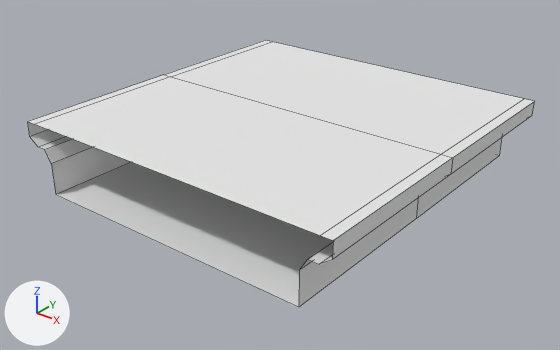
Two versions of the OBJ model Resources/Meshes/_NEW assets/brücken/brücke BS/bruecke_BS_mitte.obj, one commit apart.
One viewpoint serves both versions: a camera (50 mm lens) standing at (18.61, -16.38, 11.7) and looking at (0.06, 6.8, -2.67). The lights are fixed; the arrows at lower left show +X, +Y and +Z. Mesh edges are drawn as thin lines. Where no turn or scale is listed for an object, it has been applied to the vertices.

In view in the first picture: 'bruecke_BS_mitte'.
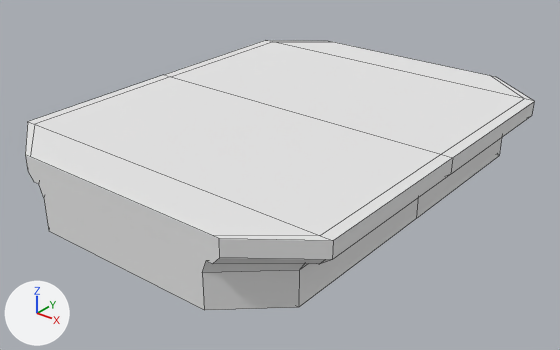
Where the change shows, as pixel boxes (x1, y1, x2, y2) in the pictures (560 x 350 px):
'bruecke_BS_mitte', reshaped
    before: (28, 40, 534, 307)
    after: (25, 40, 534, 310)
part 1 of me_bruecke_bs_mitte, added
    after: (25, 40, 534, 310)

The edits, one by one:
me_bruecke_bs_mitte is used by ob_bruecke_bs_mitte; location (0.0, 0.0, 0.0).
me_bruecke_bs_mitte had 42 vertices, 28 faces and spanned x -7.5..7.5, y 0.0..15.0, z -2.9..0.0.
me_bruecke_bs_mitte now has 70 vertices, 58 faces and spans x -7.5..7.5, y -2.0..17.0, z -2.9..0.0.
Part 1, on me_bruecke_bs_mitte:
28 vertices are added at x -4.8..4.8, y -2.0..17.0, z -2.9..0.0.
30 new faces join them.
